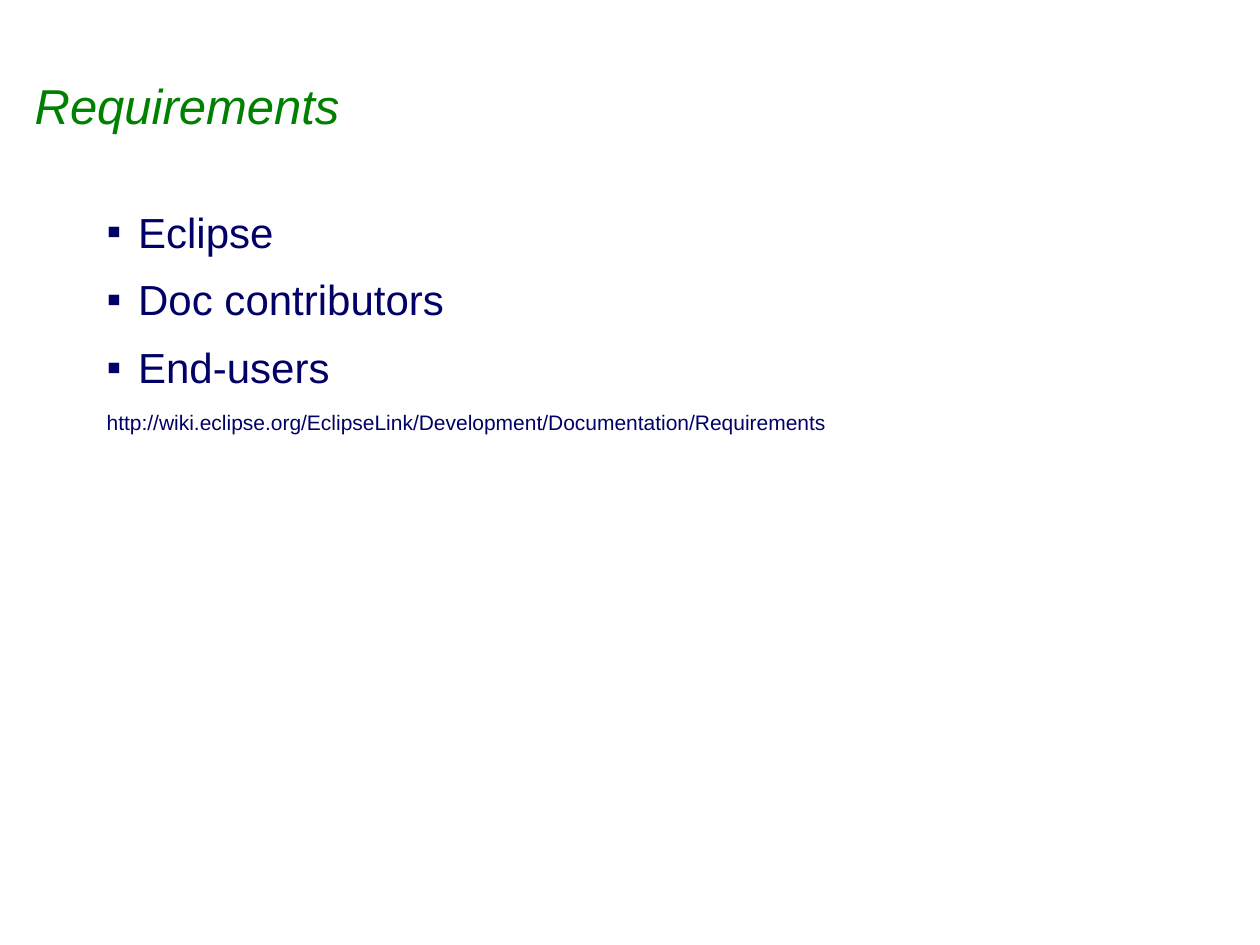
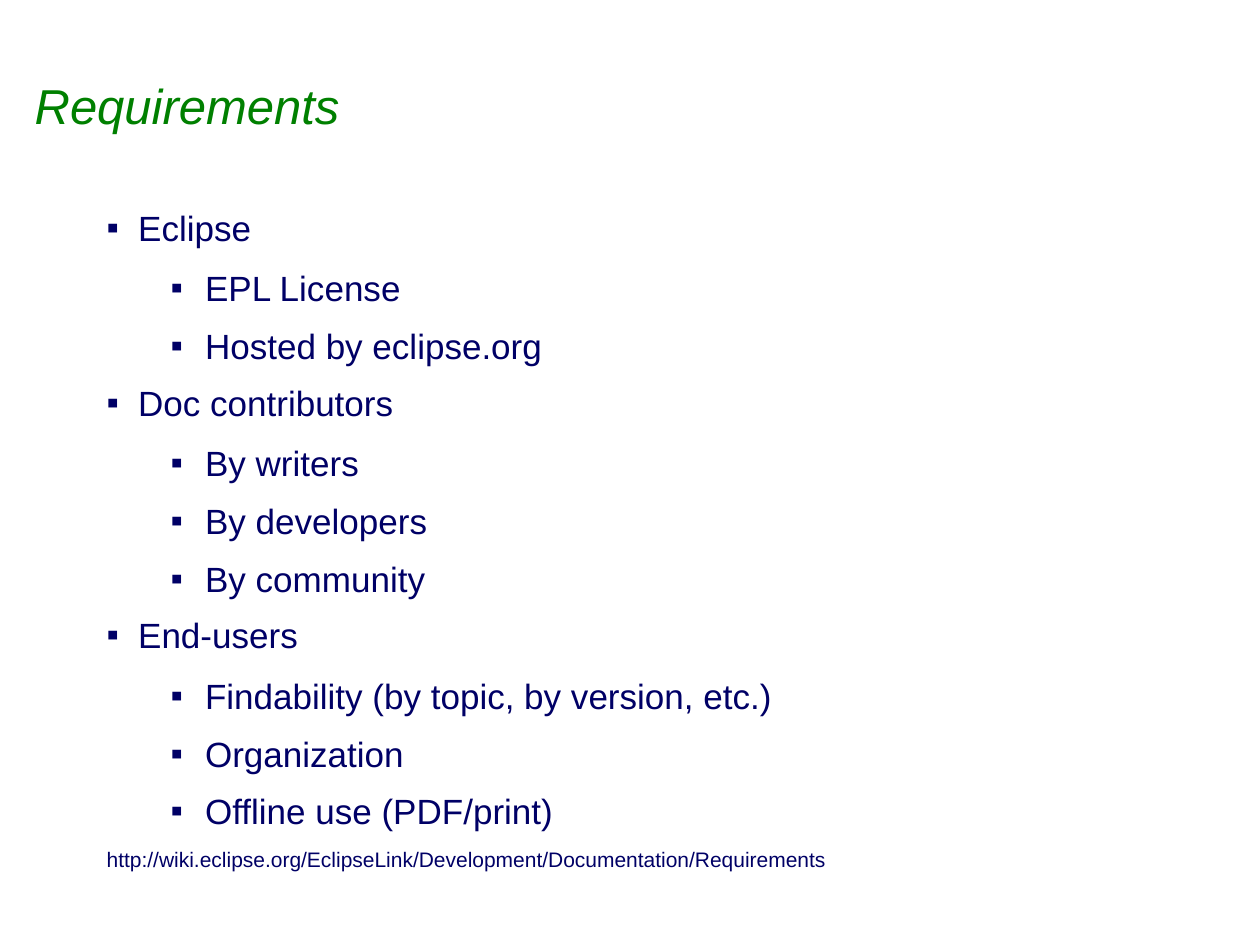
Before and after one commit to sabineheider/incubator, a slide deck: slide 7 of summit-2010/EclipseLink-Documentation.odp. Drawn at 1260x945 pixels with LibreOffice and Linux fonts; fonts in the diff are those of the drawing; background and template pictures are left out. Boxes give left, top, right and bottom in pixels: in the first picture for what was removed or moved away, otherwise in the second. Text is boxed around its words. In the diff, an @@ line names an element or a change of style, - is before the commit and + after.

Commit message:
updated

```diff
--- a/summit-2010/EclipseLink-Documentation.odp
+++ b/summit-2010/EclipseLink-Documentation.odp
@@ text at (138, 215, 393, 649): size 24 to 20 pt in "Eclipse", "Doc contributors", "End-users" @@
@@ text at (205, 275, 541, 366): paragraphs added @@
+  ▪ EPL License
+  ▪ Hosted by eclipse.org
@@ text at (205, 450, 427, 598): paragraphs added @@
+  ▪ By writers
+  ▪ By developers
+  ▪ By community
@@ text at (205, 683, 771, 831): paragraphs added @@
+  ▪ Findability (by topic, by version, etc.)
+  ▪ Organization
+  ▪ Offline use (PDF/print)
```
Also in this commit, not shown: 4 other slides changed.
